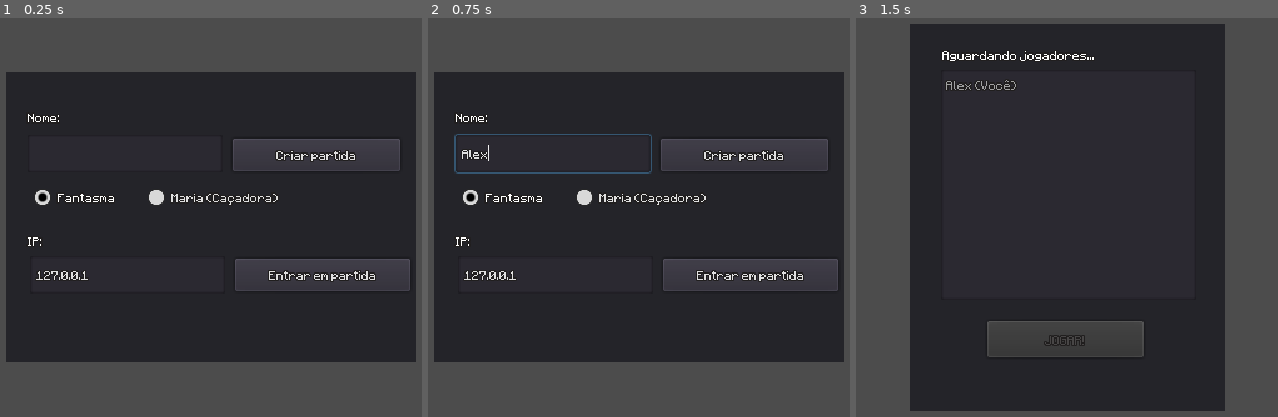
Above: before the commit, frames 1-3 (left to right).
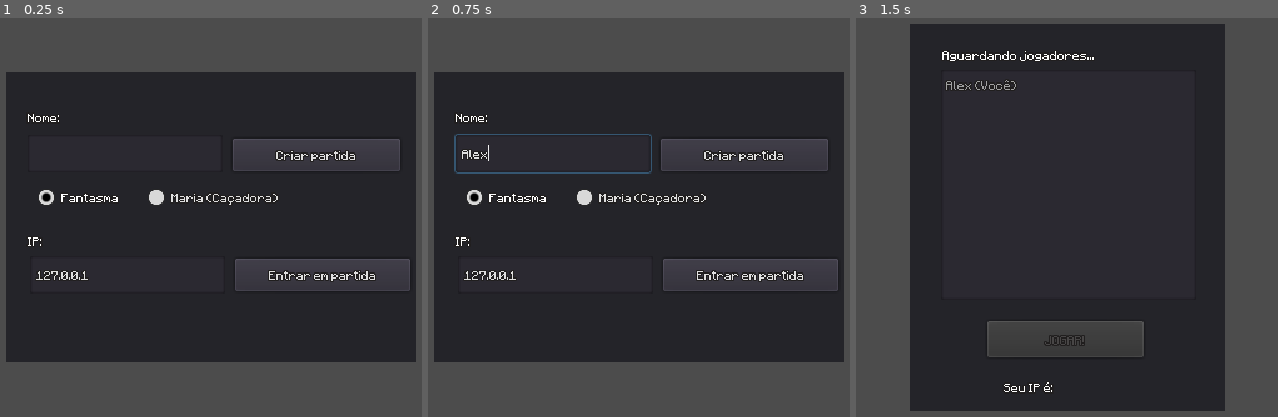
Above: after the commit, the same moments.

Repository: mephistia/haunt-and-seek
Game: Godot game, scene res://lobby.tscn
Two runs of this game, one before a commit and one after it. Both use one fixed random seed, a clock stepped at 60 frames per second and the inputs below.
Inputs (mouse positions are in pixels of both pictures, inside the frame that each line leads up to):
- Up to frame 1 (0.25 s): no input
- Up to frame 2 (0.75 s): click (554, 153) at 0.52 s; type "Alex" at 0.6 s
- Up to frame 3 (1.5 s): click "Criar partida" at 1.25 s

The runs differ from the first frame. In frame 1, 0.3% of the frame differs, in the area x 8-28%, y 43-47%; in frame 2, 0.3%; in frame 3, less than 0.1%.
Error after the commit: Invalid operands 'String' and 'int' in operator '+'. (res://gamestate.gd:168)

Commit message:
Adicionar UPnP para abertura automática de porta

Diff:
--- a/gamestate.gd
+++ b/gamestate.gd
@@ -5,10 +5,15 @@
 # https://en.wikipedia.org/wiki/List_of_TCP_and_UDP_port_numbers
 const DEFAULT_PORT = 5252
 
+
 # Max number of players.
 const MAX_PEERS = 2
 
 var peer = null
+
+var upnp = UPNP.new()
+
+export var my_ip = 0
 
 # Name for my player.
 var player_name = "Player"
@@ -90,15 +95,14 @@
 
 		if p_id == get_tree().get_network_unique_id():
 			# If it's this peer
-			print("ID: " + str(p_id))
+			print("Meu ID: " + str(p_id))
 			if p_id == 1:
 				if is_ghost:
 					player = instantiate_ghost(world)
-				elif is_ghost == false:
+				else:
 					player = instantiate_maria(world)
 			else:
-				var hostPlayerName = world.get_node("Players").get_child(0).name
-				if hostPlayerName == "Maria":
+				if world.get_node_or_null("Players/Maria") != null:
 					player = instantiate_ghost(world)
 				else:
 					player = instantiate_maria(world)
@@ -106,6 +110,7 @@
 			player.set_player_name(player_name)
 
 		else:
+			print("Outro ID: " + p_id)
 			# se existe fantasma
 			if world.get_node_or_null("Players/Ghost") != null:
 				player = instantiate_maria(world)
@@ -116,6 +121,7 @@
 
 		player.set_network_master(p_id) #set unique id as master.
 		world.get_node("Players").add_child(player)
+		print("Adicionado jogador " + player.name)
 
 	if not get_tree().is_network_server():
 		# Tell server we are ready to start.
@@ -129,16 +135,14 @@
 
 func instantiate_maria(world):
 	var maria = load("res://Scenes/Maria.tscn")
-	var new_player
-	new_player = maria.instance()
+	var new_player = maria.instance()
 	new_player.position = world.get_node("Maria_Spawn").position
 	new_player.set_name("Maria")
 	return new_player
 
 func instantiate_ghost(world):
 	var ghost = load("res://Scenes/Ghost.tscn")
-	var new_player
-	new_player = ghost.instance()
+	var new_player = ghost.instance()
 	new_player.position = world.get_node("Ghost_Spawn").position
 	new_player.set_name("Ghost")
 	return new_player
@@ -159,16 +163,32 @@
 	player_name = new_player_name
 	is_ghost = np_is_ghost
 	peer = NetworkedMultiplayerENet.new()
-	peer.create_server(DEFAULT_PORT, MAX_PEERS)
-	get_tree().set_network_peer(peer)
+	var result_upnp = open_port(DEFAULT_PORT)
+	if result_upnp != 0:
+		print("ERROR ON UPNP CONNECTION: " + result_upnp)
+	else:
+		print("PORT OPENED")
+		peer.create_server(DEFAULT_PORT, MAX_PEERS)
+		get_tree().set_network_peer(peer)
 
 
 func join_game(ip, new_player_name):
 	player_name = new_player_name
 	peer = NetworkedMultiplayerENet.new()
-	peer.create_client(ip, DEFAULT_PORT)
-	get_tree().set_network_peer(peer)
-
+	var result_upnp = open_port(DEFAULT_PORT)
+	if result_upnp != 0:
+		print("ERROR ON UPNP CONNECTION: " + result_upnp)
+	else:
+		print("PORT OPENED")
+		peer.create_client(ip, DEFAULT_PORT)
+		get_tree().set_network_peer(peer)
+
+func open_port(port):
+	upnp.discover(2000, 2, "InternetGatewayDevice")
+	var result = upnp.add_port_mapping(port)
+	print(upnp.query_external_address())
+	my_ip = upnp.query_external_address()
+	return result
 
 func get_player_list():
 	return players.values()
@@ -183,7 +203,7 @@
 
 	# Create a dictionary with peer id and respective spawn points, could be improved by randomizing.
 	var spawn_points = {}
-	spawn_points[1] = 0 # Server in spawn point 0.
+	spawn_points[1] = 0 # Server in spawn point 1
 	var spawn_point_idx = 1
 	for p in players:
 		spawn_points[p] = spawn_point_idx
@@ -210,3 +230,10 @@
 	get_tree().connect("connected_to_server", self, "_connected_ok")
 	get_tree().connect("connection_failed", self, "_connected_fail")
 	get_tree().connect("server_disconnected", self, "_server_disconnected")
+	get_tree().set_auto_accept_quit(false)
+
+func _notification(what):
+	if what == MainLoop.NOTIFICATION_WM_QUIT_REQUEST:
+		upnp.delete_port_mapping(DEFAULT_PORT)
+		print("Bye!")
+		get_tree().quit() # default behavior
--- a/lobby.gd
+++ b/lobby.gd
@@ -19,15 +19,16 @@
 	if $Connect/Name.text == "":
 		$Connect/ErrorLabel.text = "Invalid name!"
 		return
-
+	$Connect/Host.set_text("Conectando...")
 	$Connect.hide()
 	$Players.show()
 	$Connect/ErrorLabel.text = ""
 
 	var player_name = $Connect/Name.text
-	var is_ghost = $Connect/GhostCheck.pressed
+	var is_ghost = $Connect/GhostCheck.is_pressed()
 	gamestate.host_game(player_name, is_ghost)
 	refresh_lobby()
+	$Players/FindPublicIP.set_text(gamestate.my_ip)
 
 
 func _on_join_pressed():
@@ -40,6 +41,7 @@
 		$Connect/ErrorLabel.text = "Invalid IP address!"
 		return
 
+	$Connect/Join.set_text("Conectando...")
 	$Connect/ErrorLabel.text = ""
 	$Connect/Host.disabled = true
 	$Connect/Join.disabled = true
@@ -88,4 +90,4 @@
 
 
 func _on_find_public_ip_pressed():
-	OS.shell_open("https://icanhazip.com/")
+	OS.shell_open("http://ipv4.icanhazip.com/")
--- a/lobby.tscn
+++ b/lobby.tscn
@@ -73,28 +73,40 @@
 }
 
 [node name="PortForward" type="Label" parent="Players"]
+anchor_top = -0.00215297
+anchor_bottom = -0.00215297
 margin_left = -124.0
 margin_top = 375.0
 margin_right = 128.0
 margin_bottom = 429.0
 custom_constants/line_spacing = 6
-text = "If you want non-LAN clients to connect,
-make sure the port 10567 in UDP
+text = "Para permitir conexões fora da LAN,
+If you want non-LAN clients to connect,
+make sure the port 5252 in UDP
 is forwarded on your router."
 align = 1
 __meta__ = {
 "_edit_use_anchors_": false
 }
 
-[node name="FindPublicIP" type="LinkButton" parent="Players"]
-margin_left = 168.0
-margin_top = 393.5
-margin_right = 341.0
-margin_bottom = 407.5
-text = "Find your public IP address"
-__meta__ = {
-"_edit_use_anchors_": false
-}
+[node name="FindPublicIP" type="LineEdit" parent="Players"]
+margin_left = 123.0
+margin_top = 279.0
+margin_right = 189.0
+margin_bottom = 302.0
+hint_tooltip = "Envie este IP para o outro jogador"
+mouse_filter = 1
+text = "192.168.0.1"
+editable = false
+expand_to_text_length = true
+
+[node name="IPIndication" type="Label" parent="Players"]
+margin_left = 75.0
+margin_top = 279.0
+margin_right = 115.0
+margin_bottom = 303.0
+text = "Seu IP é:"
+valign = 1
 
 [node name="Connect" type="Panel" parent="."]
 anchor_left = 0.5
@@ -186,9 +198,9 @@
 }
 
 [node name="GhostCheck" type="CheckBox" parent="Connect"]
-margin_left = 17.0
+margin_left = 20.0
 margin_top = 88.0
-margin_right = 106.0
+margin_right = 109.0
 margin_bottom = 112.0
 custom_fonts/font = SubResource( 1 )
 pressed = true
@@ -218,6 +230,5 @@
 "_edit_use_anchors_": false
 }
 [connection signal="pressed" from="Players/Start" to="." method="_on_start_pressed"]
-[connection signal="pressed" from="Players/FindPublicIP" to="." method="_on_find_public_ip_pressed"]
 [connection signal="pressed" from="Connect/Host" to="." method="_on_host_pressed"]
 [connection signal="pressed" from="Connect/Join" to="." method="_on_join_pressed"]
--- a/ui-theme.tres
+++ b/ui-theme.tres
@@ -1,9 +1,20 @@
-[gd_resource type="Theme" load_steps=4 format=2]
+[gd_resource type="Theme" load_steps=6 format=2]
 
 [ext_resource path="res://assets/fonts/Minecraftia-Regular.ttf" type="DynamicFontData" id=1]
 
+[sub_resource type="StyleBoxEmpty" id=3]
+
 [sub_resource type="StyleBoxFlat" id=1]
 bg_color = Color( 0.235294, 0.227451, 0.266667, 1 )
+
+[sub_resource type="StyleBoxFlat" id=4]
+bg_color = Color( 0.219608, 0.211765, 0.247059, 1 )
+border_color = Color( 0.8, 0.8, 0.8, 0 )
+expand_margin_left = 3.0
+expand_margin_right = 3.0
+expand_margin_top = 3.0
+expand_margin_bottom = 3.0
+shadow_color = Color( 0, 0, 0, 0.607843 )
 
 [sub_resource type="DynamicFont" id=2]
 size = 8
@@ -16,7 +27,26 @@
 default_font = SubResource( 2 )
 Dialogs/constants/button_margin = 32
 Dialogs/constants/margin = 8
+LineEdit/colors/clear_button_color = Color( 0.88, 0.88, 0.88, 1 )
+LineEdit/colors/clear_button_color_pressed = Color( 1, 1, 1, 1 )
+LineEdit/colors/cursor_color = Color( 0.94, 0.94, 0.94, 1 )
+LineEdit/colors/font_color = Color( 0.878431, 0.878431, 0.878431, 1 )
+LineEdit/colors/font_color_selected = Color( 1, 1, 1, 1 )
+LineEdit/colors/font_color_uneditable = Color( 1, 1, 1, 1 )
+LineEdit/colors/selection_color = Color( 0.462745, 0.45098, 0.509804, 1 )
+LineEdit/constants/minimum_spaces = 12
+LineEdit/fonts/font = null
+LineEdit/icons/clear = null
+LineEdit/styles/focus = null
+LineEdit/styles/normal = null
+LineEdit/styles/read_only = SubResource( 3 )
 PopupDialog/styles/panel = SubResource( 1 )
+TooltipLabel/colors/font_color = Color( 1, 1, 1, 1 )
+TooltipLabel/colors/font_color_shadow = Color( 0, 0, 0, 0 )
+TooltipLabel/constants/shadow_offset_x = 1
+TooltipLabel/constants/shadow_offset_y = 1
+TooltipLabel/fonts/font = null
+TooltipPanel/styles/panel = SubResource( 4 )
 WindowDialog/colors/title_color = Color( 0.133333, 0.133333, 0.133333, 1 )
 WindowDialog/constants/close_h_ofs = 18
 WindowDialog/constants/close_v_ofs = 18
